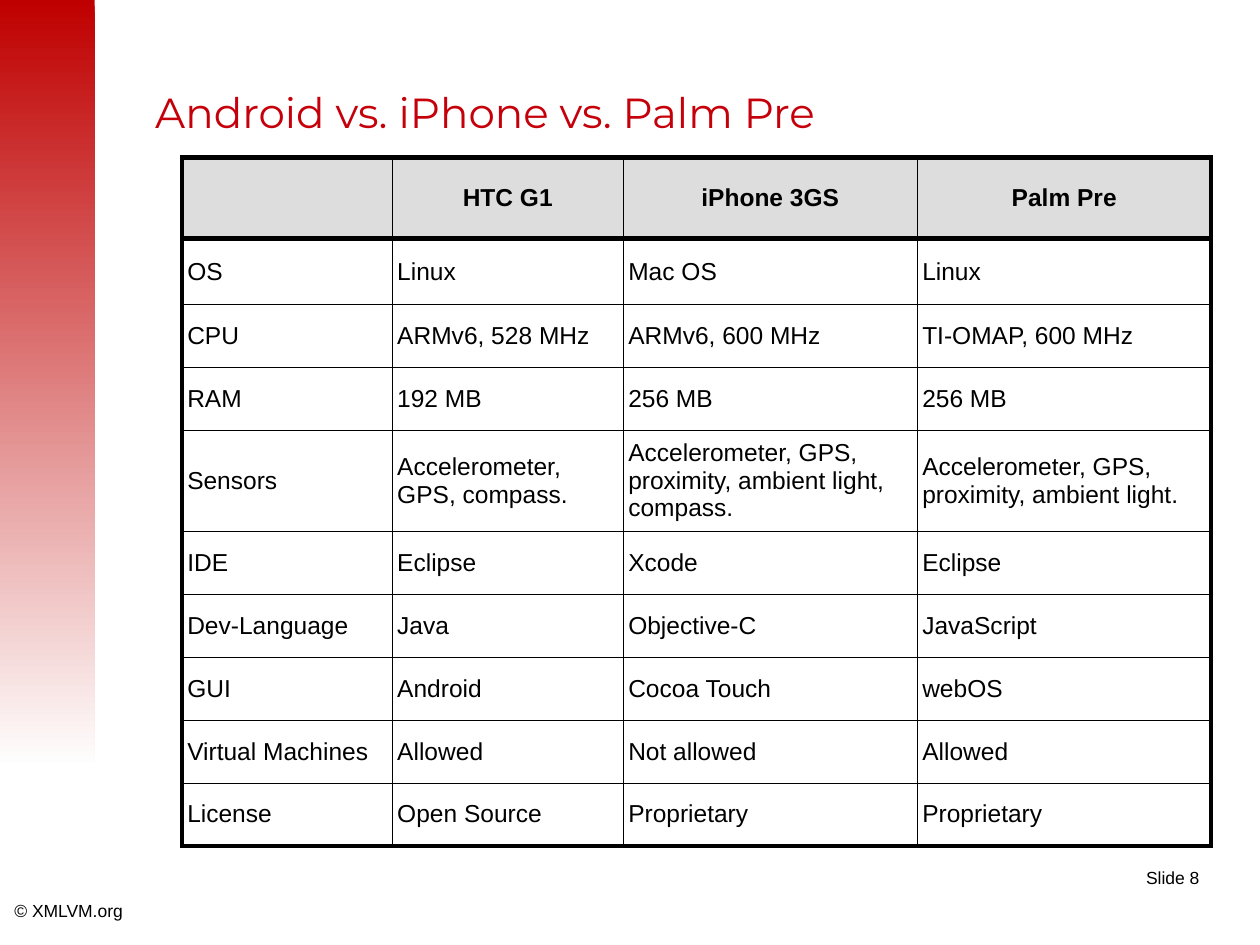
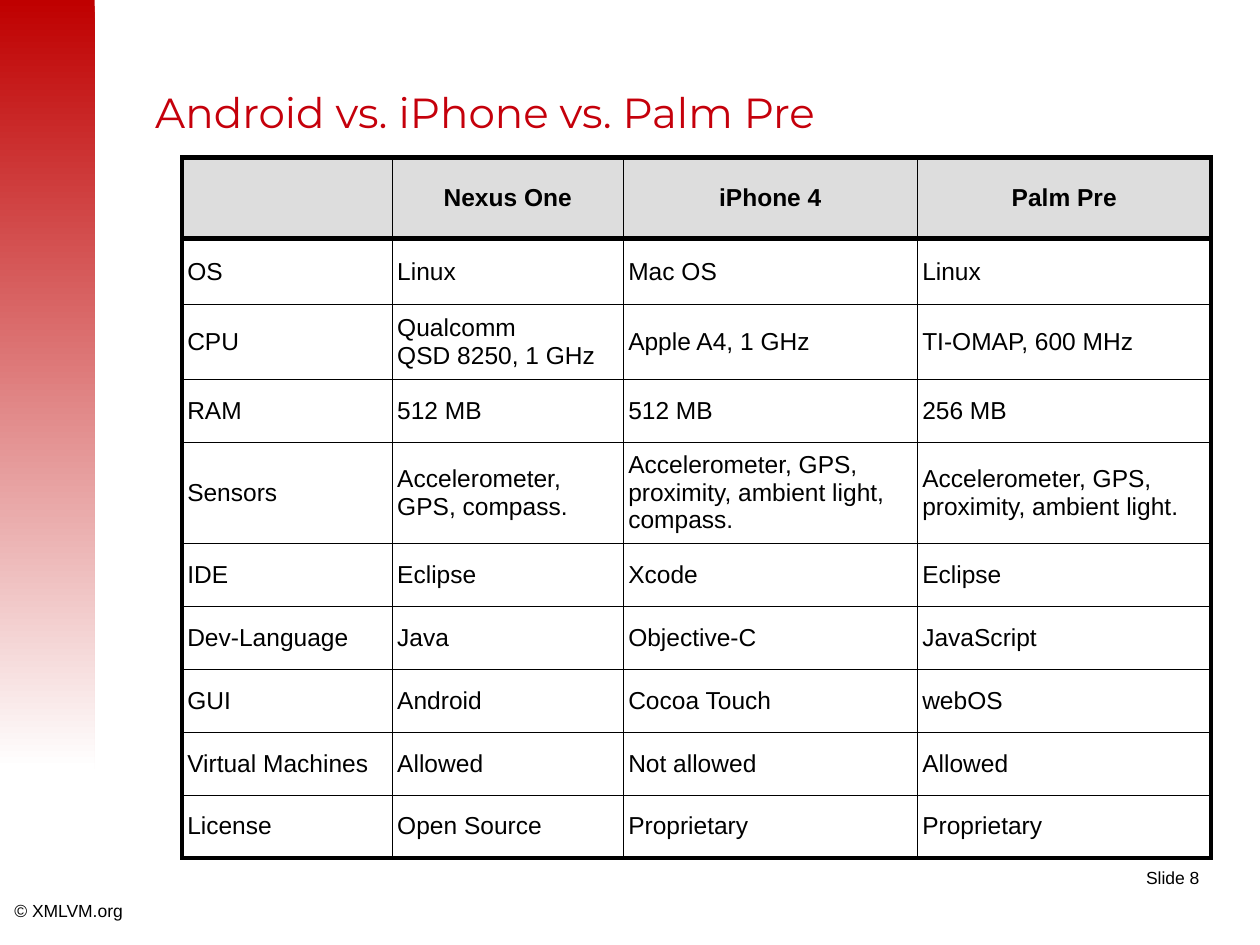
Before and after one commit to tisoft/xmlvm, a slide deck: slide 8 of doc/slides/android2iphone-master.odp. Drawn at 1260x945 pixels with LibreOffice and Linux fonts; fonts in the diff are those of the drawing; background and template pictures are left out. Boxes give left, top, right and bottom in pixels: in the first picture for what was removed or moved away, otherwise in the second. Text is boxed around its words. In the diff, an @@ line names an element or a change of style, - is before the commit and + after.

Commit message:
Update to Nexus One and iPhone 4.

```diff
--- a/doc/slides/android2iphone-master.odp
+++ b/doc/slides/android2iphone-master.odp
@@ table at (183,158,1211,856) @@
-row 1, column 2: HTC G1
+row 1, column 2: Nexus One
-row 1, column 3: iPhone 3GS
+row 1, column 3: iPhone 4
-row 3, column 2: ARMv6, 528 MHz
+row 3, column 2: Qualcomm / QSD 8250, 1 GHz
-row 3, column 3: ARMv6, 600 MHz
+row 3, column 3: Apple A4, 1 GHz
-row 4, column 2: 192 MB
+row 4, column 2: 512 MB
-row 4, column 3: 256 MB
+row 4, column 3: 512 MB
```
